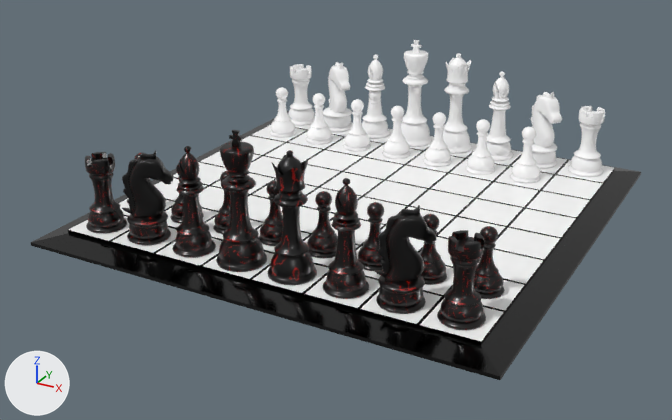
Before and after pictures for a commit that changed the glTF model content/models/ChessBoard.glb.
Camera for both pictures: a 50 mm camera at (1.94, -3.8, 1.8) aimed at (-0.06, -0.17, -0.02). Lighting does not change. The marker at lower left points along +X, +Y and +Z. The first picture is the older version. Where no turn or scale is listed for an object, it has been applied to the vertices. Vertices at exactly the same position are counted once.
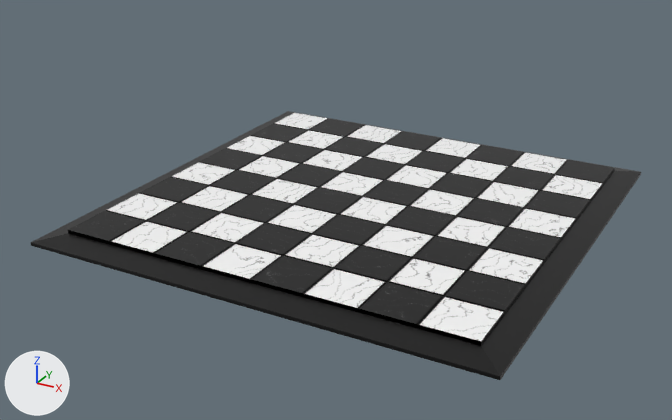
The change in detail:
Picture 'BoardBaseColor' (img_boardbasecolor) is new.
Picture 'BoardRoughnessMetallic' (img_boardroughnessmetallic) is new.
Material 'BoardMat' (mat_boardmat) is new.
Uses the picture img_boardbasecolor.
Uses the picture img_boardroughnessmetallic.
me_plane_002 has 541 vertices, 1078 faces and spans x -1.12..1.12, y -1.12..1.12, z -0.06..0.0.
me_plane_002 is used by ob_board; location (0.0, 0.0, 0.0).
me_plane_002 part 1: 64 faces spanning x -1.0..1.0, y -1.0..1.0, z 0.0 switch from mat_black (white #ffffff) to mat_boardmat.
me_plane_002 part 2: 64 faces spanning x -1.0..1.0, y -1.0..1.0, z 0.0 switch from mat_white (white #ffffff) to mat_boardmat.
me_plane_002 part 3: 932 faces spanning x -1.0..1.0, y -1.0..1.0, z -0.02..0.0 switch from mat_outlines (black #000000) to mat_boardmat.
me_plane_002 part 4: 18 faces spanning x -1.12..1.12, y -1.12..1.12, z -0.06..-0.02 switch from mat_border (black #000000) to mat_boardmat.
Object 'Queen' (ob_queen) is deleted.
Object 'Bishop' (ob_bishop) is deleted.
Object 'Rook' (ob_rook) is deleted.
Object 'Pawn' (ob_pawn) is deleted.
Object 'King' (ob_king) is deleted.
Object 'Knight' (ob_knight) is deleted.
Object 'Bishop.001' (ob_bishop_001) is deleted.
Object 'Rook.001' (ob_rook_001) is deleted.
Object 'Pawn.001' (ob_pawn_001) is deleted.
Object 'Pawn.002' (ob_pawn_002) is deleted.
Object 'Pawn.003' (ob_pawn_003) is deleted.
Object 'Pawn.004' (ob_pawn_004) is deleted.
Object 'Pawn.005' (ob_pawn_005) is deleted.
Object 'Pawn.006' (ob_pawn_006) is deleted.
Object 'Pawn.007' (ob_pawn_007) is deleted.
Object 'Knight.001' (ob_knight_001) is deleted.
Object 'Queen.001' (ob_queen_001) is deleted.
Object 'Bishop.002' (ob_bishop_002) is deleted.
Object 'Rook.002' (ob_rook_002) is deleted.
Object 'Pawn.008' (ob_pawn_008) is deleted.
Object 'King.001' (ob_king_001) is deleted.
Object 'Knight.002' (ob_knight_002) is deleted.
Object 'Bishop.003' (ob_bishop_003) is deleted.
Object 'Rook.003' (ob_rook_003) is deleted.
Object 'Pawn.009' (ob_pawn_009) is deleted.
Object 'Pawn.010' (ob_pawn_010) is deleted.
Object 'Pawn.011' (ob_pawn_011) is deleted.
Object 'Pawn.012' (ob_pawn_012) is deleted.
Object 'Pawn.013' (ob_pawn_013) is deleted.
Object 'Pawn.014' (ob_pawn_014) is deleted.
Object 'Pawn.015' (ob_pawn_015) is deleted.
Object 'Knight.003' (ob_knight_003) is deleted.

Location of each change, [x1, y1, x2, y2] in pixels of the pictures (672 x 420 px):
'Knight', deleted: before [374, 205, 437, 314]
'King', deleted: before [216, 130, 267, 272]
'Queen', deleted: before [268, 150, 317, 285]
'Knight.001', deleted: before [122, 150, 174, 245]
'Rook', deleted: before [437, 230, 486, 330]
'Bishop', deleted: before [323, 178, 369, 299]
'Bishop.001', deleted: before [172, 146, 216, 257]
'Rook.001', deleted: before [85, 152, 127, 233]
'King.001', deleted: before [401, 40, 432, 147]
'Queen.001', deleted: before [443, 53, 472, 154]
'Knight.002', deleted: before [523, 92, 562, 168]
'Rook.002', deleted: before [568, 106, 605, 177]
'Bishop.002', deleted: before [486, 71, 514, 161]
'Knight.003', deleted: before [323, 62, 352, 132]
'Pawn', deleted: before [474, 226, 504, 299]
'Pawn.003', deleted: before [307, 191, 337, 258]
'Rook.003', deleted: before [288, 64, 315, 125]
'Pawn.002', deleted: before [358, 202, 384, 271]
'Bishop.003', deleted: before [362, 54, 390, 139]
'Pawn.001', deleted: before [419, 214, 447, 285]
'Pawn.009', deleted: before [510, 127, 540, 183]
'Pawn.004', deleted: before [259, 181, 283, 246]
'Pawn.010', deleted: before [466, 119, 495, 175]
'Pawn.011', deleted: before [423, 112, 452, 166]
'Pawn.012', deleted: before [382, 106, 410, 159]
'Pawn.013', deleted: before [343, 99, 371, 151]
'Pawn.014', deleted: before [306, 93, 333, 144]
'Pawn.015', deleted: before [270, 87, 296, 137]
'Pawn.005', deleted: before [213, 171, 231, 234]
'Pawn.006', deleted: before [171, 163, 204, 224]
'Pawn.008', deleted: before [363, 91, 385, 135]
'Pawn.007', deleted (mostly hidden): before [134, 152, 146, 159]
part 1 of me_plane_002, recoloured: [68, 122, 614, 324] in both
part 2 of me_plane_002, recoloured: [111, 116, 603, 341] in both
part 3 of me_plane_002, recoloured: before [68, 127, 615, 346]; after [68, 119, 615, 346]
part 4 of me_plane_002, recoloured: [65, 111, 629, 373] in both
